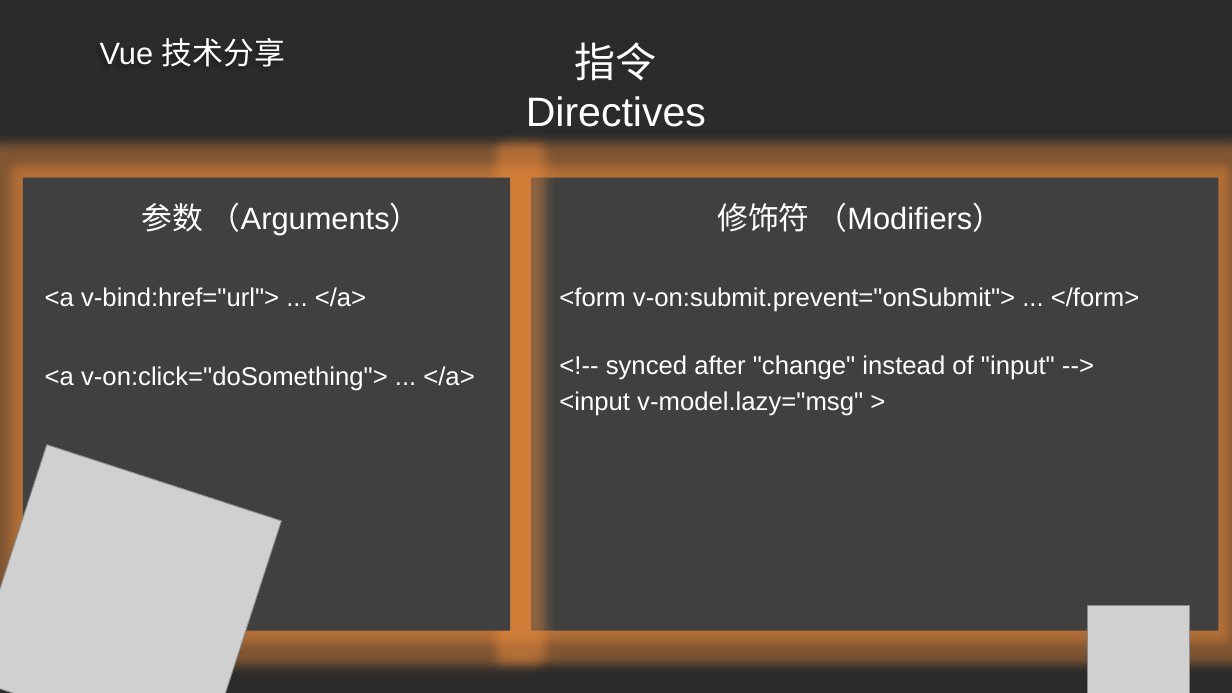
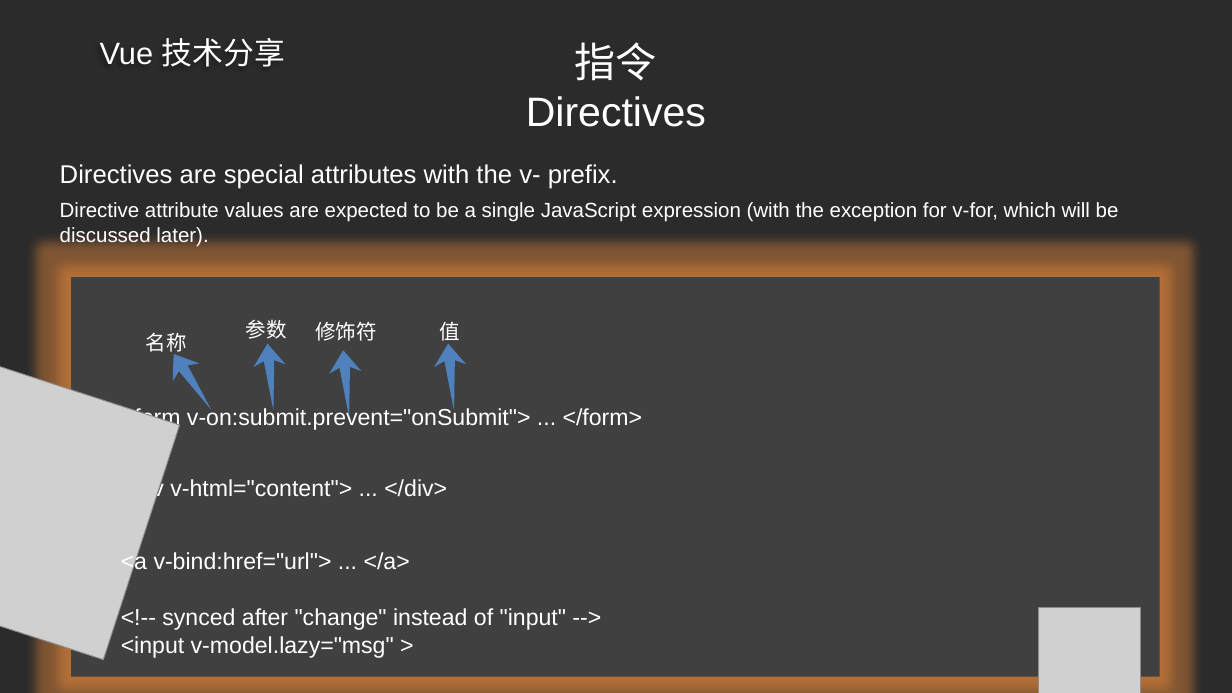
Before and after one commit to ldjdd/traing-library, a slide deck: slide 21 of vue/演示文稿.pptx (slide 20 before the commit). Drawn at 1232x693 pixels with LibreOffice and Linux fonts; fonts in the diff are those of the drawing; grey boxes stand for pictures; background and template pictures are left out; a plain dark background stands for a picture behind light text. Boxes give left, top, right and bottom in pixels: in the first picture for what was removed or moved away, otherwise in the second. Text is boxed around its words. In the diff, an @@ line names an element or a change of style, - is before the commit and + after.

Commit message:
update

```diff
--- a/vue/演示文稿.pptx
+++ b/vue/演示文稿.pptx
@@ rectangle removed at (23,177,511,630) @@
@@ text added at (60,164,618,189), 20 pt, text #FFFFFF @@
+Directives are special attributes with the v- prefix.
@@ text added at (60,202,1119,247), 16 pt, text #FFFFFF @@
+Directive attribute values are expected to be a single JavaScript expression (with the exception for v-for, which will be discussed later).
@@ rectangle: place and size @@
-rectangle at (531,177,1219,630)
+rectangle at (71,277,1160,677)
@@ text at (246,320,287,339): text changed; size 24 to 16 pt @@
-参数 （Arguments）
+参数
@@ text at (315,322,376,341): text changed; size 24 to 16 pt @@
-修饰符 （Modifiers）
+修饰符
@@ text added at (440,322,461,345), 16 pt, text #FFFFFF @@
+值
@@ picture: place and size @@
-picture at (0,445,282,693)
+picture at (0,349,180,660)
@@ text added at (146,333,187,355), 16 pt, text #FFFFFF @@
+名称
@@ freeform shape added at (160,345,225,419), fill #4F81BD @@
@@ freeform shape added at (251,343,289,413), fill #4F81BD @@
@@ freeform shape added at (327,349,365,419), fill #4F81BD @@
@@ freeform shape added at (432,343,471,413), fill #4F81BD @@
@@ text at (559,355,1055,416): paragraphs removed @@
-<!-- synced after "change" instead of "input" -->
-<input v-model.lazy="msg" >
@@ text "<form v-on:submit.prevent="onSubmit"> ... </form>": place and size @@
-text "<form v-on:submit.prevent="onSubmit"> ... </form>" at (559,287,1139,416)
+text "<form v-on:submit.prevent="onSubmit"> ... </form>" at (121,407,643,431)
@@ text "<form v-on:submit.prevent="onSubmit"> ... </form>" at (121,407,643,431): size 20 to 18 pt @@
@@ text at (121,477,447,501): text changed; size 20 to 18 pt @@
-<a v-bind:href="url"> ... </a>
-<a v-on:click="doSomething"> ... </a>
+<div v-html="content"> ... </div>
@@ text added at (121,551,410,575), 18 pt, text #FFFFFF @@
+<a v-bind:href="url"> ... </a>
@@ text added at (121,608,566,658), 18 pt, text #FFFFFF @@
+<!-- synced after "change" instead of "input" -->
+<input v-model.lazy="msg" >
@@ picture: place and size @@
-picture at (1088,605,1189,693)
+picture at (1039,608,1141,693)
```
Also in this commit, not shown: 4 other slides changed, 4 slides added, 1 slide removed.
